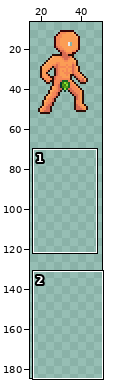
File history of a pixel-art file, Assets/Main/Art/Player/123.aseprite. The picture above shows the old version from afar; the outline marks the close-up.
Close-up. The starting point:
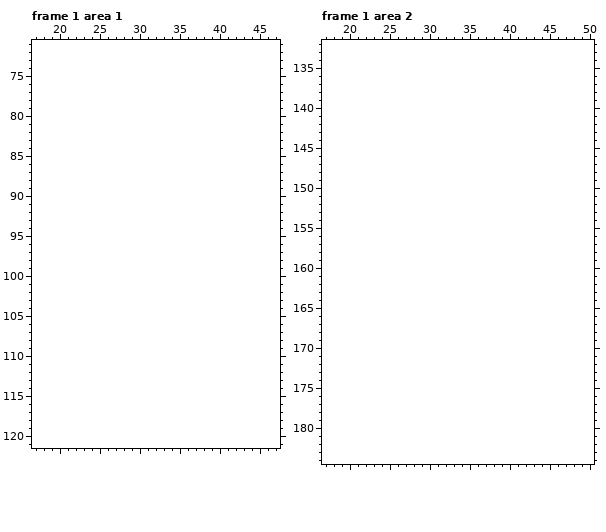
72x72 pixels, 10 frames. Shown: frame 1 area 1: x 17..47, y 71..121; frame 1 area 2: x 17..50, y 132..184. The old version is drawn lined up with the new one, on the new canvas. The wide view leaves out empty margins. The commit also changed other frames or places, which this record leaves out.
Palette (. is transparent): 
The result:
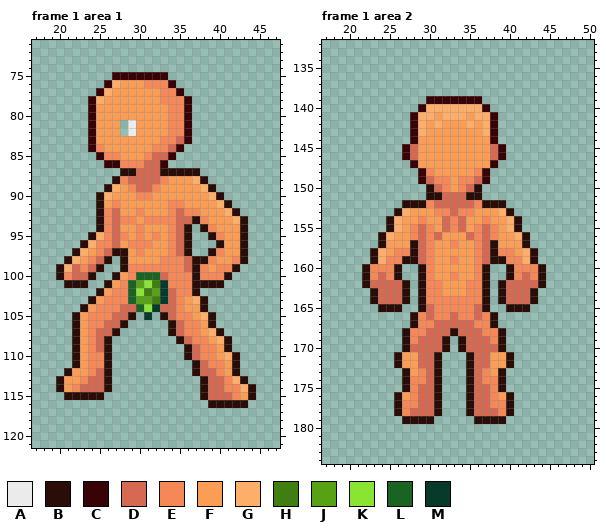
Colours new in this view: A #ebebeb  B #2b0d07  C #380206  D #d66952  E #f68857  F #fb9d55  G #ffae69  H #3f7f11  J #57a114  K #89e532  L #196323  M #063a2b
Changes in this commit:
canvas 72x72 -> 64x256, the old top-left corner now at -4,-8 (the part of the old canvas that was cut away was empty and is not shown)
Changed rows in their new state; - is an unchanged pixel.
Frame 1 area 1:
first column x 20:
 75 -------CCCCCCC-----------
 76 ------CGFFFEEEC----------
 77 -----CGFFFFFFEEC---------
 78 ----CGFFFFFFFEEEC--------
 79 ----CFFFFFFFFFEEC--------
 80 ----CFFFFFFFFFEEC--------
 81 ----CFFF-AFFFFEEC--------
 82 ----CFFF-AFFFFEEC--------
 83 ----CFFFFFFFFEEDC--------
 84 ----CEFFFFFFEEDC---------
 85 -----CEEFFFEDDC----------
 86 ------CCEEEDDC-----------
 87 --------BBDDDBBBBB-------
 88 -------BEDDDDEFFFGB------
 89 ------BGFEDDEFFFFFGB-----
 90 -----BGFFFEEFFFFFFFGB----
 91 -----BFEFFFFFFEEFFFFGB---
 92 -----BEDFFEFFFEDEEFFFGB--
 93 -----BEDEEFEEEEDDBEFFFGB-
 94 -----BEDFFEFFFEDB-BEFFFB-
 95 ----BGEDEFEFEFEDB--BEFFB-
 96 ---BGEEDFEEEFFEDB---BFFB-
 97 --BGFEDBBFEFFFEDB--BEFFB-
 98 -BGFEDB-BFFFFEEEDBBEFFEB-
 99 BGDEDB--BEEEEEEEDBEFEEB--
100 BEDDB--BFELLLDEEEBEEEB---
101 -BBB--BFELJKHMEEEBBBB----
102 -----BFEELKHJMDEEB-------
103 ----BFEEELJJHMDEFGB------
104 ---BFEEEDDLKMDDEFFB------
105 --BFEEEDDB-M-BDEEFGB-----
106 --BFEEDDB-----BDEEFB-----
107 --BFEDDB------BDEEFGB----
108 --BFEDB--------BDEEFGB---
109 --BFEDB---------BDEEFB---
110 --BFEEB---------BDEEFGB--
111 --BFEEB----------BDEEFB--
112 -BFFEDB----------BDDEFB--
113 BFFEDDB-----------BDDEGB-
114 BFEDDDB-----------BDDEEGB
115 -BBBBB------------BDDDEFB
116 -------------------BBBBB-
Frame 1 area 2:
first column x 22:
139 --------CCCCCCC--------
140 -------CGGGGGGGC-------
141 ------CGGFGGGFGGC------
142 ------CGFGFFFGFGC------
143 ------CGFFFFFFFGC------
144 ------CFFFFFFFFFC------
145 -----CDFFFFFFFFFDC-----
146 -----CDFFFFFFFFFDC-----
147 ------CFFFFFFFFFC------
148 -------CEFFFFFEC-------
149 -------CDEEFEEDC-------
150 --------BDEFEDB--------
151 --------BBDDDBB--------
152 -----BBBEDDDDDEBBB-----
153 ----BGFFFEEDEEFFFGB----
154 ---BGFFEFFDEDFFEFFGB---
155 ---BGFEDEFDEDFEDEFGB---
156 --BGFFEDEDFFFDEDEFFGB--
157 --BFFFBDEFFEFFEDBFFFB--
158 -BGFEEBDEFFFFFEDBEEFGB-
159 -BGEEBBDEFFEFFEDBBEEGB-
160 BEEEB--BEFFFFFEB--BEEEB
161 BEDEB--BEFFEFFEB--BEDEB
162 BDDDDB-BEEFFFEEB-BDDDDB
163 -BDDDB-BEEFFFEEB-BDDDB-
164 -BDDDB-BEEEEEEEB-BDDDB-
165 --BBB--BDEEEEEDB--BBB--
166 ------BEDEEDEEDEB------
167 ------BEEDDDDDEEB------
168 -----BEEDDDBDDDEEB-----
169 -----BEDDDB-BDDDEB-----
170 -----BDDDDB-BDDDDB-----
171 ----BFFDDB---BDDFFB----
172 ----BFFDDB---BDDFFB----
173 -----BFEDB---BDEFB-----
174 -----BEEDB---BDEEB-----
175 -----BEDDB---BDDEB-----
176 ----BFEDDB---BDDEFB----
177 ----BEEDDB---BDDEEB----
178 ----BEDDDB---BDDDEB----
179 -----BBBB-----BBBB-----
Changed places in both close-ups, as pixel boxes (x1, y1, x2, y2):
added: (56, 72, 256, 408)
added: (362, 96, 546, 424)
